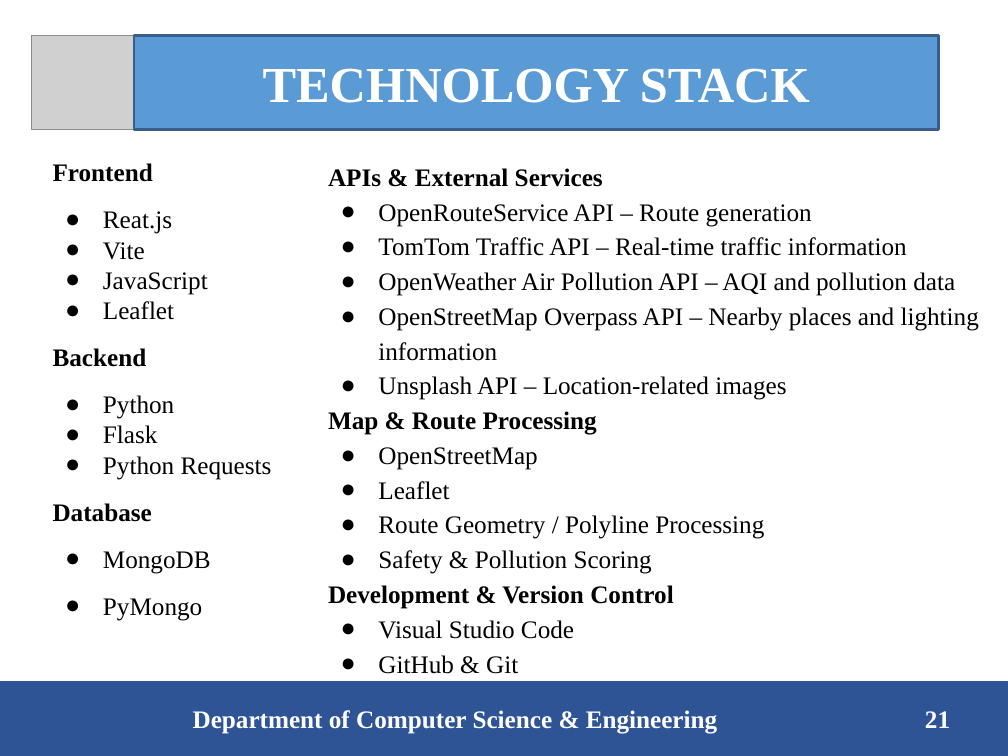
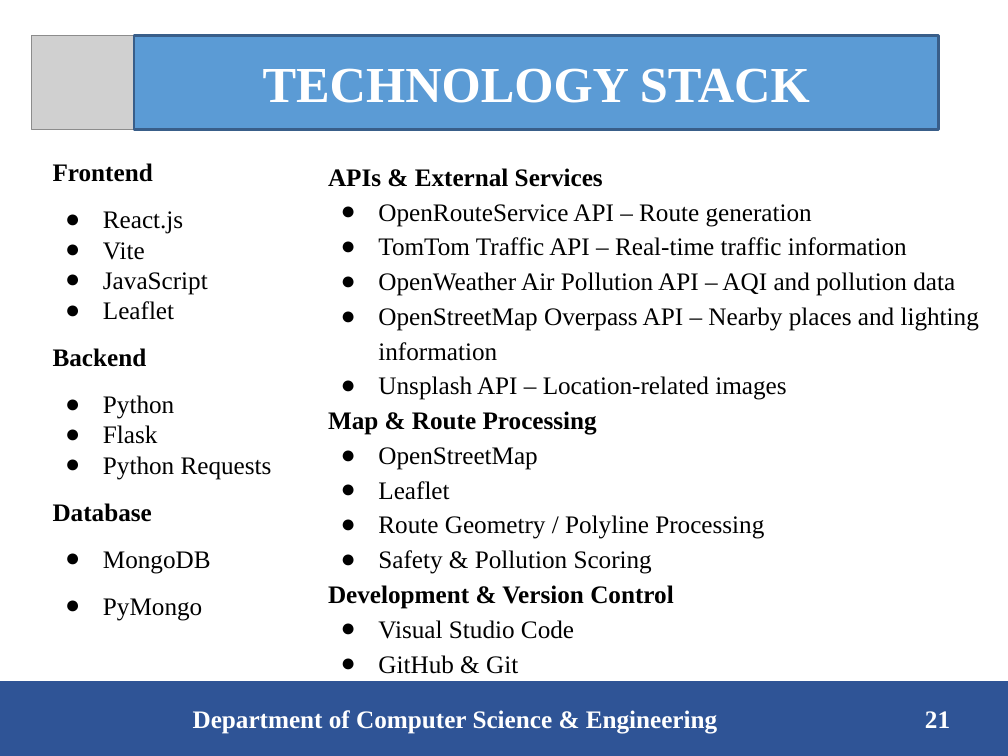
Before and after one commit to Gowtham7503/Smart-Map-AI, a slide deck: slide 21 of SmartMaps-ppt.pptx. Drawn at 1008x756 pixels with LibreOffice and Linux fonts; fonts in the diff are those of the drawing; grey boxes stand for pictures. Boxes give left, top, right and bottom in pixels: in the first picture for what was removed or moved away, otherwise in the second. Text is boxed around its words. In the diff, an @@ line names an element or a change of style, - is before the commit and + after.

```diff
--- a/SmartMaps-ppt.pptx
+++ b/SmartMaps-ppt.pptx
@@ text at box(103, 211, 183, 234): text changed @@
-● Reat.js
+● React.js
```
Also in this commit, not shown: 6 other slides changed, 4 other files.
